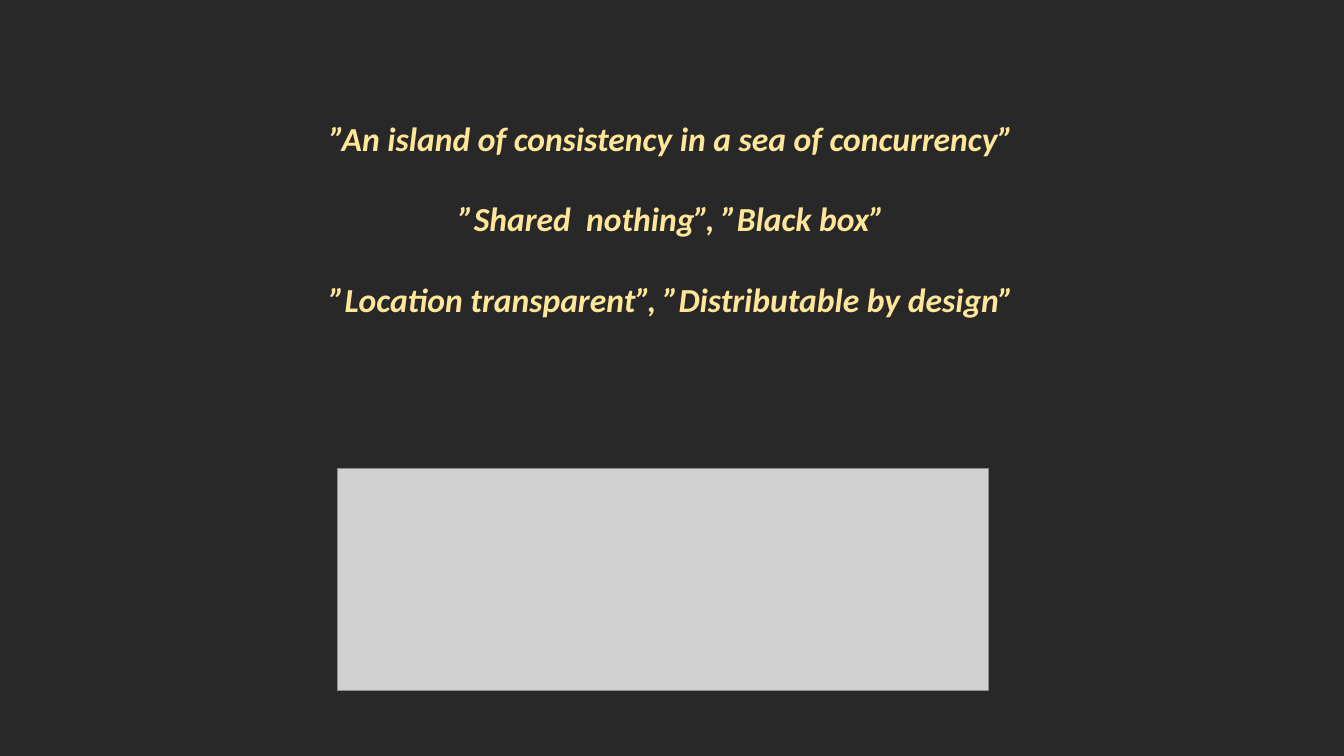
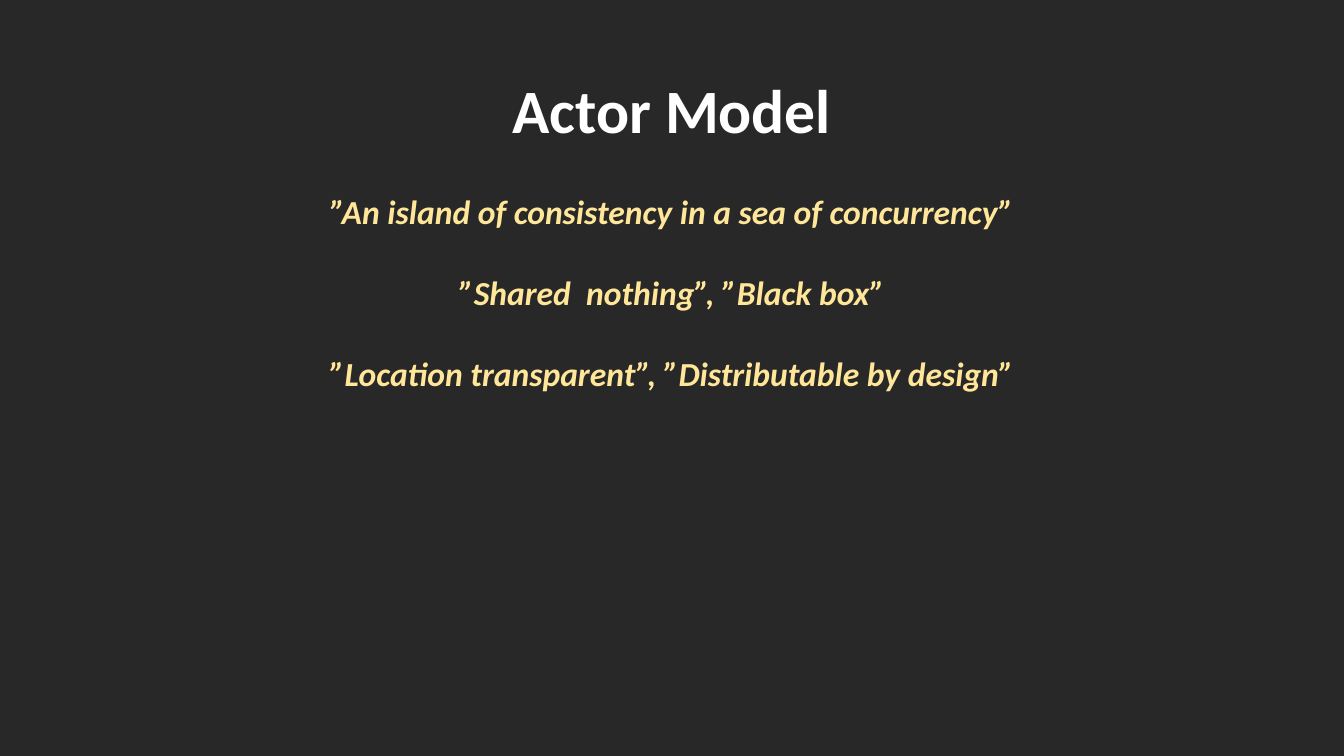
Before and after one commit to rogeralsing/Presentations, a slide deck: slide 7 of FailingGracefully/QConSP/protoactor.pptx (slide 6 before the commit). Drawn at 1344x756 pixels with LibreOffice and Linux fonts; fonts in the diff are those of the drawing; grey boxes stand for pictures. Boxes give left, top, right and bottom in pixels: in the first picture for what was removed or moved away, otherwise in the second. Text is boxed around its words. In the diff, an @@ line names an element or a change of style, - is before the commit and + after.

```diff
--- a/FailingGracefully/QConSP/protoactor.pptx
+++ b/FailingGracefully/QConSP/protoactor.pptx
@@ title added at bbox=[512, 89, 831, 134], 44 pt, text #FFFFFF, bold @@
+Actor Model
@@ text "”An island of consistency in ...": place and size @@
-text "”An island of consistency in ..." at bbox=[330, 127, 1014, 318]
+text "”An island of consistency in ..." at bbox=[330, 200, 1014, 392]
@@ picture removed at bbox=[338, 468, 988, 691] @@
```
Also in this commit, not shown: 3 other slides changed, 3 slides added, 2 slides removed.
